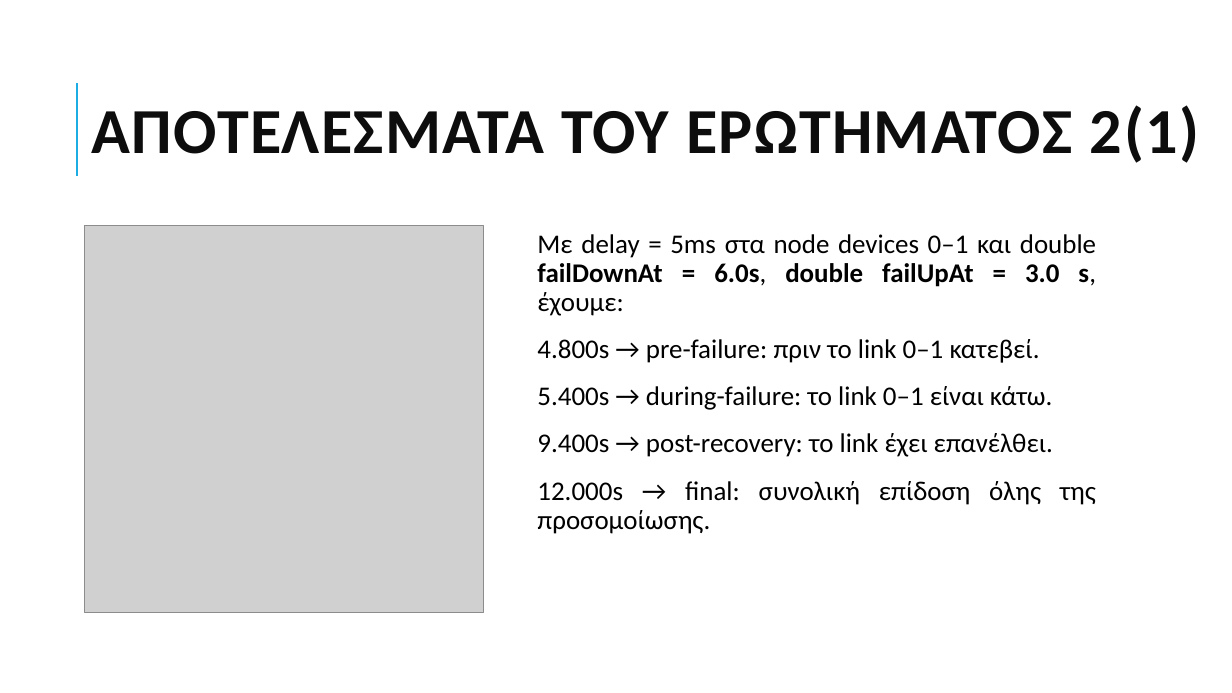
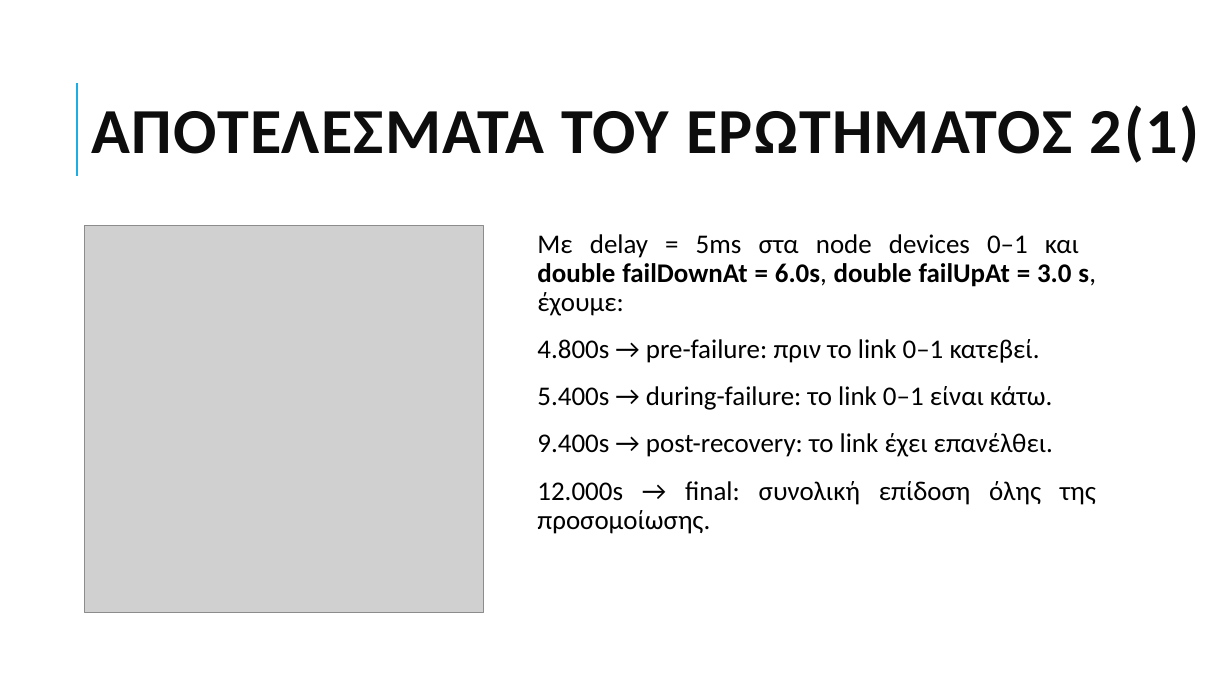
Before and after one commit to grgmyl/Ns3Project, a slide deck: slide 10 of Presentations/Ns-3_presentation_F.pptx. Drawn at 1232x693 pixels with LibreOffice and Linux fonts; fonts in the diff are those of the drawing; grey boxes stand for pictures. Boxes give left, top, right and bottom in pixels: in the first picture for what was removed or moved away, otherwise in the second. Text is boxed around its words. In the diff, an @@ line names an element or a change of style, - is before the commit and + after.

```diff
--- a/Presentations/Ns-3_presentation_F.pptx
+++ b/Presentations/Ns-3_presentation_F.pptx
@@ text at bbox=[537, 234, 1096, 316]: bold on in "double" @@
```
Also in this commit, not shown: 8 other slides changed.
